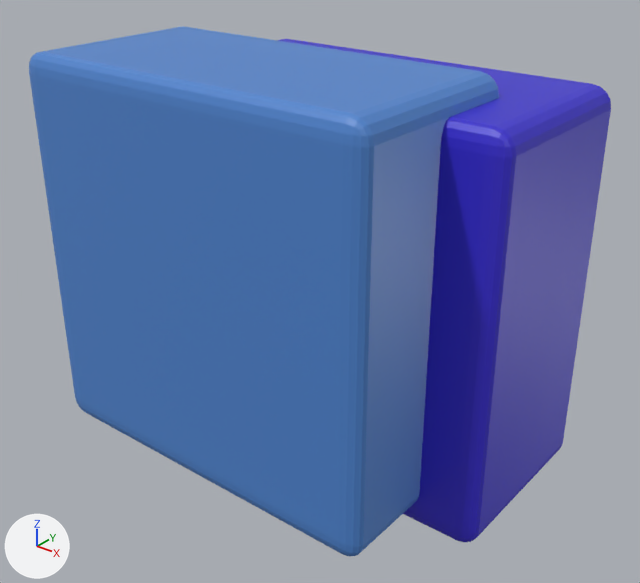
The COLLADA model View/Blender/Prozess/Sub_Highlight_Hashtag.dae, before and after one commit.
Camera for both pictures: a camera (50 mm lens) standing at (2.44, -3.43, 1.9) and looking at (-0.09, -0.27, -0.06). Every picture has the same lights, and +X, +Y and +Z are marked at lower left. Where no turn or scale is listed for an object, it has been applied to the vertices.
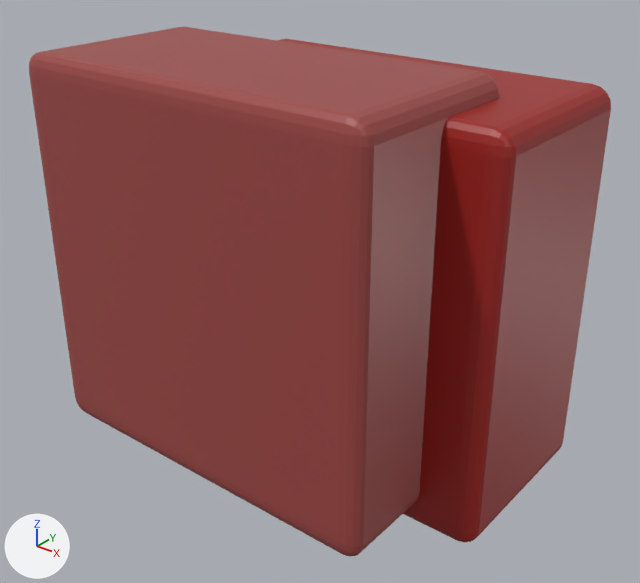
Commit message: highlight red

Scene script edits in JSON lines:
```json
{"op": "set", "path": "mat_material_002.base_color", "old": "(0.04, 0.024, 0.64)", "new": "(0.347, 0.0155, 0.0116)", "note": "blue #382bd1 -> red #9f211c"}
{"op": "set", "path": "mat_material.base_color", "old": "(0.08, 0.24, 0.64)", "new": "(0.347, 0.0655, 0.0589)", "note": "blue #5086d1 -> red #9f4845"}
```

Changed parts and their boxes (x1, y1, x2, y2) in the pictures (640 x 583 px):
```json
{"object": "Cube_001", "change": "recoloured", "before": [29, 26, 499, 557], "after": [29, 26, 499, 557]}
{"object": "Cube", "change": "recoloured", "before": [277, 39, 611, 542], "after": [277, 39, 611, 542]}
```
